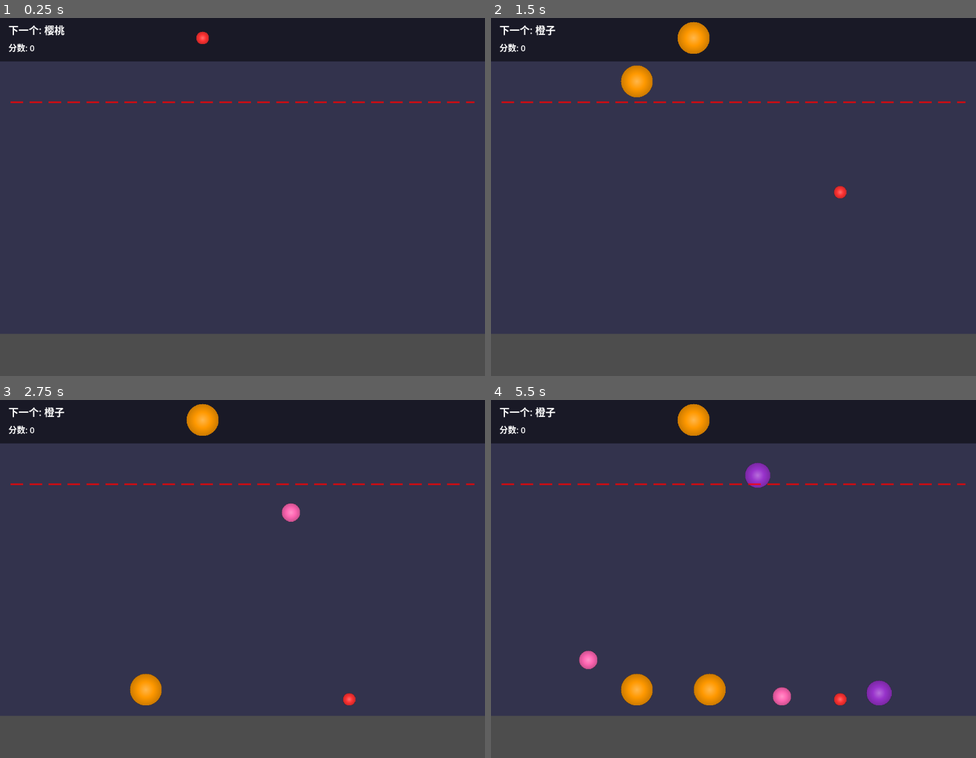
Above: before the commit, frames 1-4 (two rows, left to right).
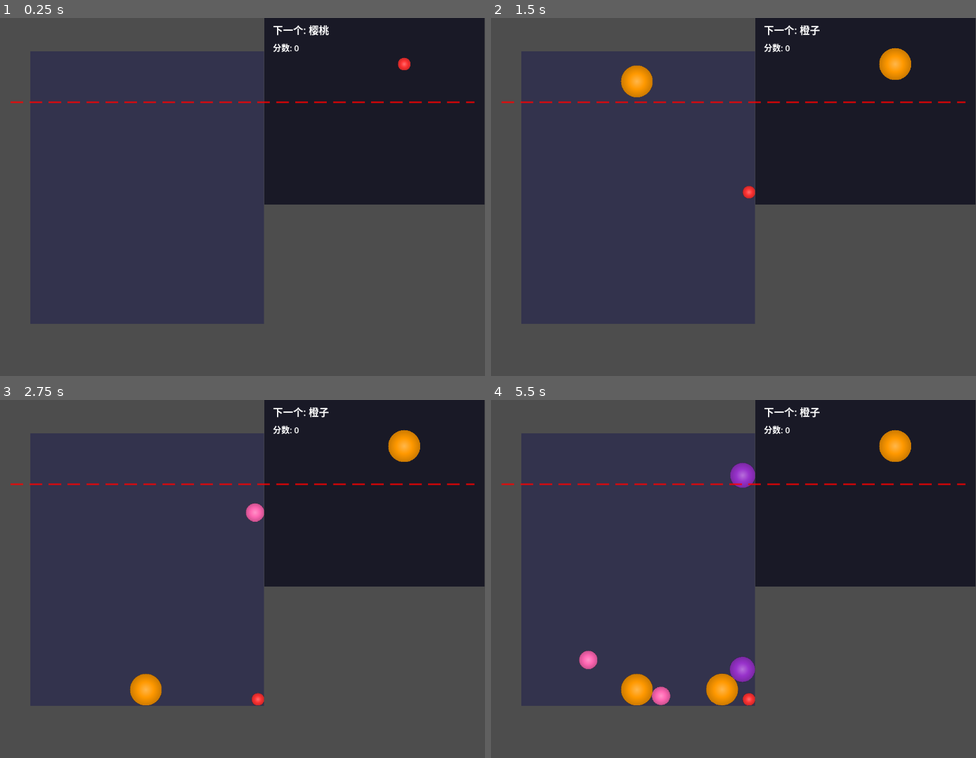
Above: after the commit, the same moments.

Repository: atom32/syn_melon
Game: Godot game, scene res://scenes/Main.tscn
The game is run twice, just before and just after one commit, with the same random seed, the same clock (stepped at 60 frames per second) and the same inputs.
Inputs (mouse positions are in pixels of both pictures, inside the frame that each line leads up to):
- Up to frame 1 (0.25 s): no input
- Up to frame 2 (1.5 s): tap Enter at 0.5 s; move the mouse to (840, 179) at 0.52 s; click (840, 179) at 0.67 s; move the mouse to (636, 214) at 1.27 s; click (636, 214) at 1.42 s
- Up to frame 3 (2.75 s): move the mouse to (291, 500) at 2.02 s; click (291, 500) at 2.17 s
- Up to frame 4 (5.5 s): move the mouse to (709, 650) at 2.77 s; click (709, 650) at 2.92 s; move the mouse to (879, 632) at 3.52 s; click (879, 632) at 3.67 s; move the mouse to (588, 525) at 4.27 s; click (588, 525) at 4.42 s; move the mouse to (757, 579) at 5.02 s; click (757, 579) at 5.17 s

The runs differ from the first frame. In frame 1, 47% of the frame differs, in the area x 0-100%, y 0-89%; in frame 2, 48%; in frame 3, 48%; in frame 4, 49%.

Commit message:
fix: improve fruit merge detection and dynamic boundary calculation
- Add continuous collision detection to handle already-contacting fruits
- Fix merged fruits not connecting to GameManager signals
- Implement dynamic boundary calculation based on wall collision shapes
- Remove hardcoded X-axis limits for better resolution independence

This fixes the issue where lightly touching fruits wouldn't merge and
makes the game automatically adapt when walls are moved in the editor.

Co-Authored-By: Claude Sonnet 4.6 <noreply@anthropic.com>

Diff:
--- a/scenes/Main.tscn
+++ b/scenes/Main.tscn
@@ -23,8 +23,9 @@
 one_shot = true
 
 [node name="UIBackground" type="ColorRect" parent="." unique_id=2066795314]
-offset_right = 1150.0
-offset_bottom = 300.0
+offset_left = 627.0
+offset_right = 1149.0
+offset_bottom = 443.0
 color = Color(0.1, 0.1, 0.15, 1)
 
 [node name="NextLabel" type="Label" parent="UIBackground" unique_id=1932855357]
@@ -47,10 +48,10 @@
 
 [node name="PreviewContainer" type="Control" parent="UIBackground" unique_id=1822015116]
 anchors_preset = 0
-offset_left = 350.0
-offset_top = -88.0
-offset_right = 610.0
-offset_bottom = 182.0
+offset_left = 201.0
+offset_top = -26.0
+offset_right = 461.0
+offset_bottom = 244.0
 
 [node name="WarningLine" type="Area2D" parent="." unique_id=128082908]
 position = Vector2(575, 200)
@@ -71,6 +72,7 @@
 collision_mask = 0
 
 [node name="CollisionShape2D" type="CollisionShape2D" parent="LeftWall" unique_id=1650827705]
+position = Vector2(48, 4)
 shape = SubResource("RectangleShape2D_wall")
 
 [node name="RightWall" type="StaticBody2D" parent="." unique_id=1829616924]
@@ -78,6 +80,7 @@
 collision_mask = 0
 
 [node name="CollisionShape2D" type="CollisionShape2D" parent="RightWall" unique_id=1092074336]
+position = Vector2(-499, -12)
 shape = SubResource("RectangleShape2D_wall")
 
 [node name="BackGround" type="StaticBody2D" parent="." unique_id=198111269]
@@ -85,9 +88,10 @@
 collision_mask = 0
 
 [node name="ColorRect" type="ColorRect" parent="BackGround" unique_id=670147821]
-offset_left = -575.0
-offset_top = -647.0
-offset_right = 576.0
+offset_left = -503.0
+offset_top = -671.0
+offset_right = 51.0
+offset_bottom = -24.0
 color = Color(0.2, 0.2, 0.3, 1)
 
 [node name="CollisionShape2D" type="CollisionShape2D" parent="BackGround" unique_id=748581474]
--- a/scripts/Fruit.gd
+++ b/scripts/Fruit.gd
@@ -127,6 +127,9 @@
 	# 连接碰撞信号
 	body_entered.connect(_on_body_entered)
 
+	# 开启持续碰撞检测（防止合成后的水果已经在接触状态）
+	set_physics_process(true)
+
 	# 初始化水果属性
 	_update_fruit_properties()
 
@@ -138,6 +141,62 @@
 	# 处理冷却时间
 	if _spawn_cooldown > 0:
 		_spawn_cooldown -= delta
+	# 冷却结束后，尝试触发与正在接触的水果的合成
+	elif not _is_merging:
+		_try_merge_with_contacts()
+
+
+## 尝试与正在接触的水果合成
+func _try_merge_with_contacts() -> void:
+	# 获取所有正在碰撞的物体
+	var colliding_bodies = get_colliding_bodies()
+
+	for body in colliding_bodies:
+		# 检查是否是水果
+		if not body is Fruit:
+			continue
+
+		var other_fruit: Fruit = body
+
+		# 检查等级是否相同
+		if level != other_fruit.level:
+			continue
+
+		# 检查是否达到最高等级
+		if level >= 10:
+			continue
+
+		# 检查对方冷却时间
+		if other_fruit._spawn_cooldown > 0:
+			continue
+
+		# 检查对方是否已经在处理合成
+		if other_fruit._is_merging:
+			continue
+
+		# 创建合成对的唯一标识符
+		var merge_key: String
+		if _fruit_id < other_fruit._fruit_id:
+			merge_key = "%d_%d" % [_fruit_id, other_fruit._fruit_id]
+		else:
+			merge_key = "%d_%d" % [other_fruit._fruit_id, _fruit_id]
+
+		# 检查这个合成对是否已经在处理中
+		if merge_key in _processing_merges:
+			continue
+
+		# 标记为正在处理
+		_is_merging = true
+		other_fruit._is_merging = true
+
+		# 将合成对添加到处理集合中
+		_processing_merges[merge_key] = true
+
+		# 使用 call_deferred 延迟执行合成逻辑
+		call_deferred("_merge_fruits", other_fruit, merge_key)
+
+		# 每次只处理一个合成，避免快速连续触发
+		break
 
 
 ## 根据等级更新水果属性
@@ -305,6 +364,10 @@
 	new_fruit.level = level + 1
 	new_fruit.global_position = spawn_position
 
+	# 获取 GameManager 并连接合成信号
+	var gm = get_node("/root/GameManager")
+	new_fruit.fruit_merged.connect(gm._on_fruit_merged)
+
 	# 添加到当前水果的父节点（而不是 current_scene）
 	get_parent().add_child(new_fruit)
 
--- a/scripts/Main.gd
+++ b/scripts/Main.gd
@@ -5,9 +5,12 @@
 # 发射器位置
 const SPAWN_Y: float = 150.0
 
-# 边界限制
-const X_MIN_LIMIT: float = 100.0
-const X_MAX_LIMIT: float = 1050.0
+# 边界限制（动态计算）
+var X_MIN_LIMIT: float = 0.0
+var X_MAX_LIMIT: float = 0.0
+
+# 边界安全距离（px）
+const WALL_MARGIN: float = 10.0
 
 # 发射冷却时间（秒）
 const COOLDOWN_TIME: float = 0.5
@@ -37,11 +40,46 @@
 	cooldown_timer.one_shot = true
 	cooldown_timer.timeout.connect(_on_cooldown_finished)
 
+	# 动态计算游戏边界
+	_calculate_game_boundaries()
+
 	# 延迟连接 GameManager 信号（避免 autoload 初始化问题）
 	call_deferred("_connect_game_manager_signals")
 
 	# 更新初始 UI
 	_update_ui()
+
+
+## 动态计算游戏边界（基于墙壁碰撞体）
+func _calculate_game_boundaries() -> void:
+	# 获取左右墙的碰撞形状
+	var left_wall = $LeftWall/CollisionShape2D
+	var right_wall = $RightWall/CollisionShape2D
+
+	if not left_wall or not right_wall:
+		push_error("无法找到墙壁碰撞体！使用默认边界")
+		X_MIN_LIMIT = 100.0
+		X_MAX_LIMIT = 1050.0
+		return
+
+	# 获取碰撞形状和全局位置
+	var left_shape = left_wall.shape as RectangleShape2D
+	var right_shape = right_wall.shape as RectangleShape2D
+
+	var left_global_pos = left_wall.global_position
+	var right_global_pos = right_wall.global_position
+
+	# 计算实际碰撞边界（碰撞形状是矩形，中心在global_position）
+	var left_wall_inner = left_global_pos.x + left_shape.size.x / 2.0
+	var right_wall_inner = right_global_pos.x - right_shape.size.x / 2.0
+
+	# 设置边界（留出安全距离）
+	X_MIN_LIMIT = left_wall_inner + WALL_MARGIN
+	X_MAX_LIMIT = right_wall_inner - WALL_MARGIN
+
+	print("Main.gd: 动态计算边界")
+	print("  左墙内边界: %.1f, 右墙内边界: %.1f" % [left_wall_inner, right_wall_inner])
+	print("  X范围: %.1f 到 %.1f" % [X_MIN_LIMIT, X_MAX_LIMIT])
 
 
 func _process(delta: float) -> void:
